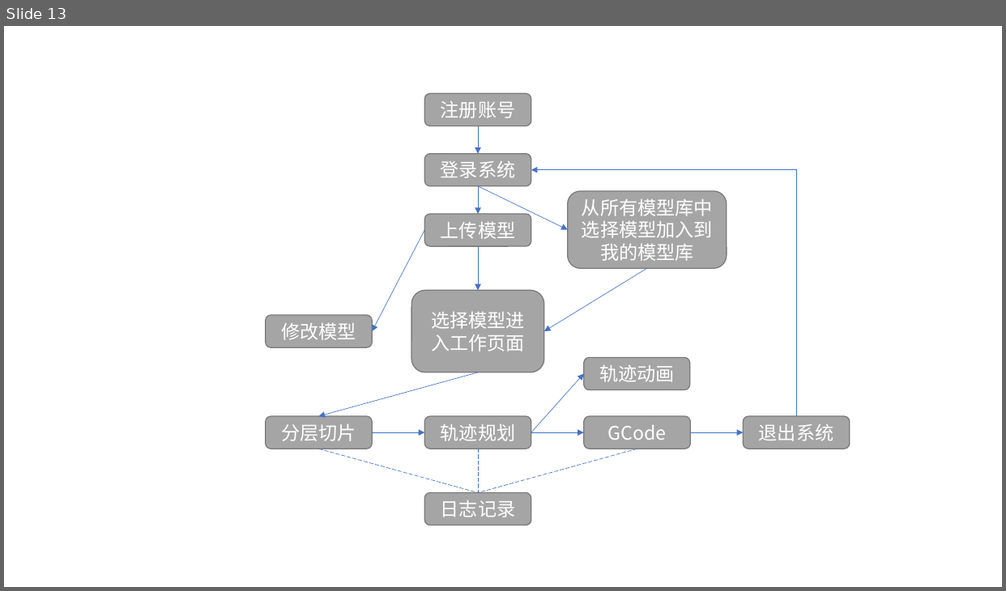
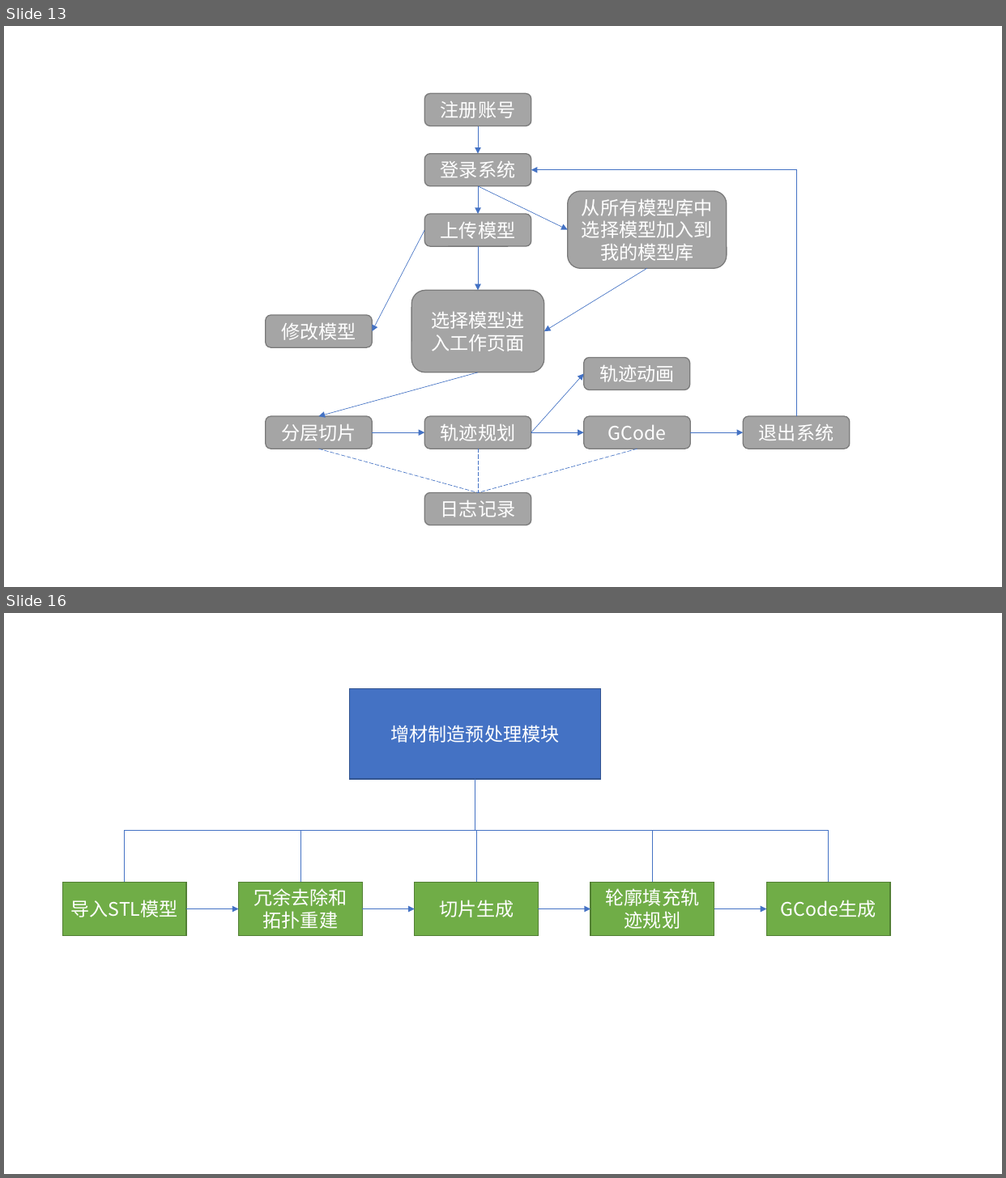
Before and after one commit to WutBottle/2021dissertation, a slide deck: 论文涉及图片.pptx. Shown one above the other, each under a label of ours: slide 13 before the commit, slides 13 and 16 after it; the slides between them are not shown. The pictures are 1006x591 and 1006x1178 pixels, drawn with LibreOffice and Linux fonts; fonts in the diff are those of the drawing. Boxes give left, top, right and bottom in pixels: in the first picture for what was removed or moved away, otherwise in the second. Text is boxed around its words. In the diff, an @@ line names an element or a change of style, - is before the commit and + after.

Commit message:
第三章增材制造预处理模块

```diff
--- a/论文涉及图片.pptx
+++ b/论文涉及图片.pptx
@@ slide 16 added at box(4, 613, 1002, 1174), background #FFFFFF @@
@@ rectangle added at box(350, 688, 601, 779), fill #4472C4, outline #325491 1 pt, 18 pt, text #FFFFFF @@
+增材制造预处理模块
@@ elbow line added from (475, 779) to (125, 883), #4472C4 0.5 pt @@
@@ elbow line added from (475, 779) to (300, 883), #4472C4 0.5 pt @@
@@ elbow line added from (475, 779) to (476, 883), #4472C4 0.5 pt @@
@@ elbow line added from (475, 779) to (652, 883), #4472C4 0.5 pt @@
@@ elbow line added from (475, 779) to (829, 883), #4472C4 0.5 pt @@
@@ rectangle added at box(62, 883, 186, 936), fill #70AD47, outline #538035 1 pt, 18 pt, text #FFFFFF @@
+导入STL模型
@@ rectangle added at box(238, 883, 362, 936), fill #70AD47, outline #538035 1 pt, 18 pt, text #FFFFFF @@
+冗余去除和拓扑重建
@@ rectangle added at box(415, 883, 539, 936), fill #70AD47, outline #538035 1 pt, 18 pt, text #FFFFFF @@
+切片生成
@@ rectangle added at box(591, 883, 714, 936), fill #70AD47, outline #538035 1 pt, 18 pt, text #FFFFFF @@
+轮廓填充轨迹规划
@@ rectangle added at box(767, 883, 890, 936), fill #70AD47, outline #538035 1 pt, 18 pt, text #FFFFFF @@
+GCode生成
@@ arrow added from (186, 909) to (238, 909), #4472C4 0.5 pt @@
@@ arrow added from (363, 909) to (415, 909), #4472C4 0.5 pt @@
@@ arrow added from (539, 909) to (591, 909), #4472C4 0.5 pt @@
@@ arrow added from (714, 909) to (767, 909), #4472C4 0.5 pt @@
```
Also in this commit, not shown: 3 other slides added, 1 other file.
